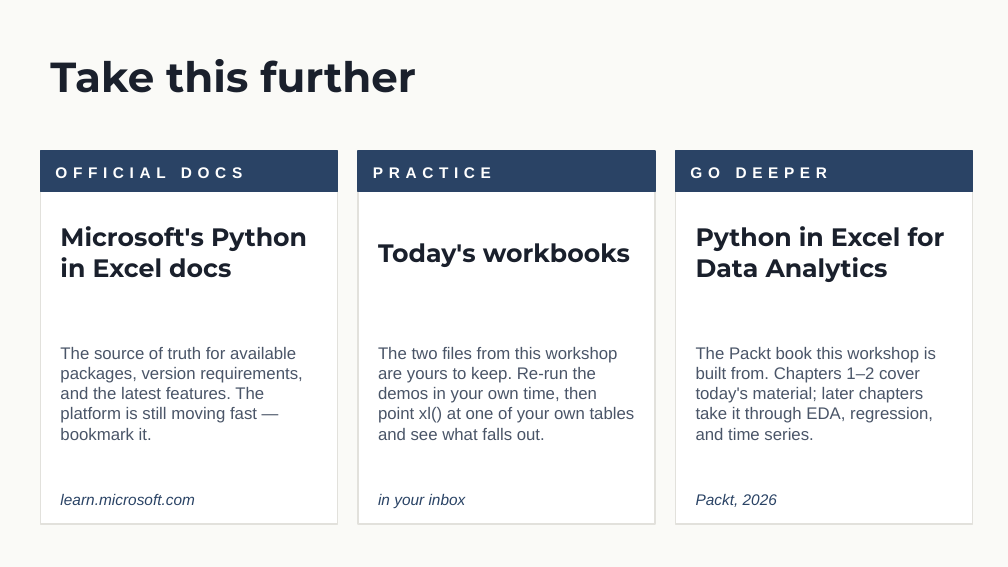
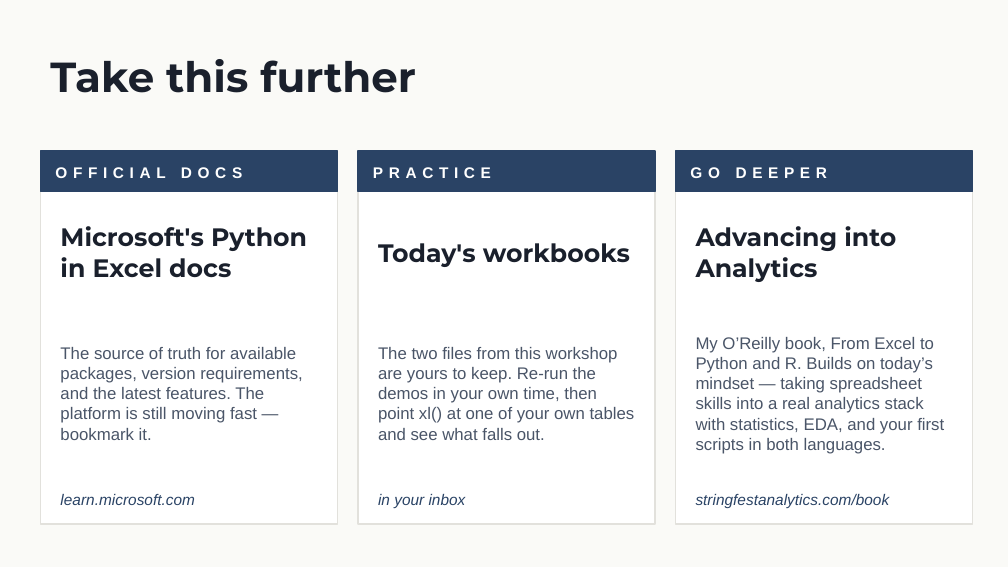
Before and after one commit to stringfestdata/python-in-excel-your-first-hour, a slide deck: slide 24 of python-in-excel-first-hour-deck.pptx (slide 22 before the commit). Drawn at 1008x567 pixels with LibreOffice and Linux fonts; fonts in the diff are those of the drawing. Boxes give left, top, right and bottom in pixels: in the first picture for what was removed or moved away, otherwise in the second. Text is boxed around its words. In the diff, an @@ line names an element or a change of style, - is before the commit and + after.

```diff
--- a/python-in-excel-first-hour-deck.pptx
+++ b/python-in-excel-first-hour-deck.pptx
@@ text at box(696, 226, 896, 282): text changed @@
-Python in Excel for Data Analytics
+Advancing into Analytics
@@ text at box(696, 337, 944, 454): text changed @@
-The Packt book this workshop is built from. Chapters 1–2 cover today's material; later chapters take it through EDA, regression, and time series.
+My O’Reilly book, From Excel to Python and R. Builds on today’s mindset — taking spreadsheet skills into a real analytics stack with statistics, EDA, and your first scripts in both languages.
@@ text at box(696, 494, 890, 508): text changed @@
-Packt, 2026
+stringfestanalytics.com/book
```
Also in this commit, not shown: 2 slides added.
